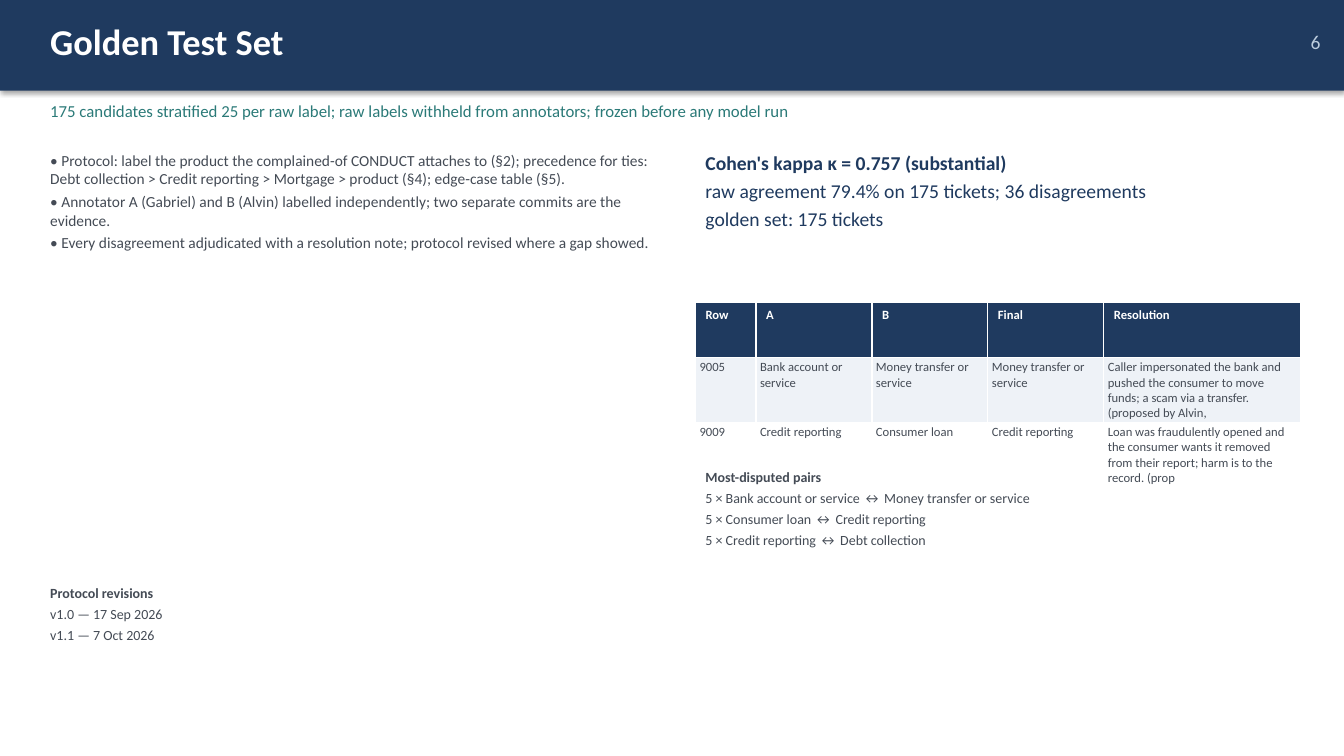
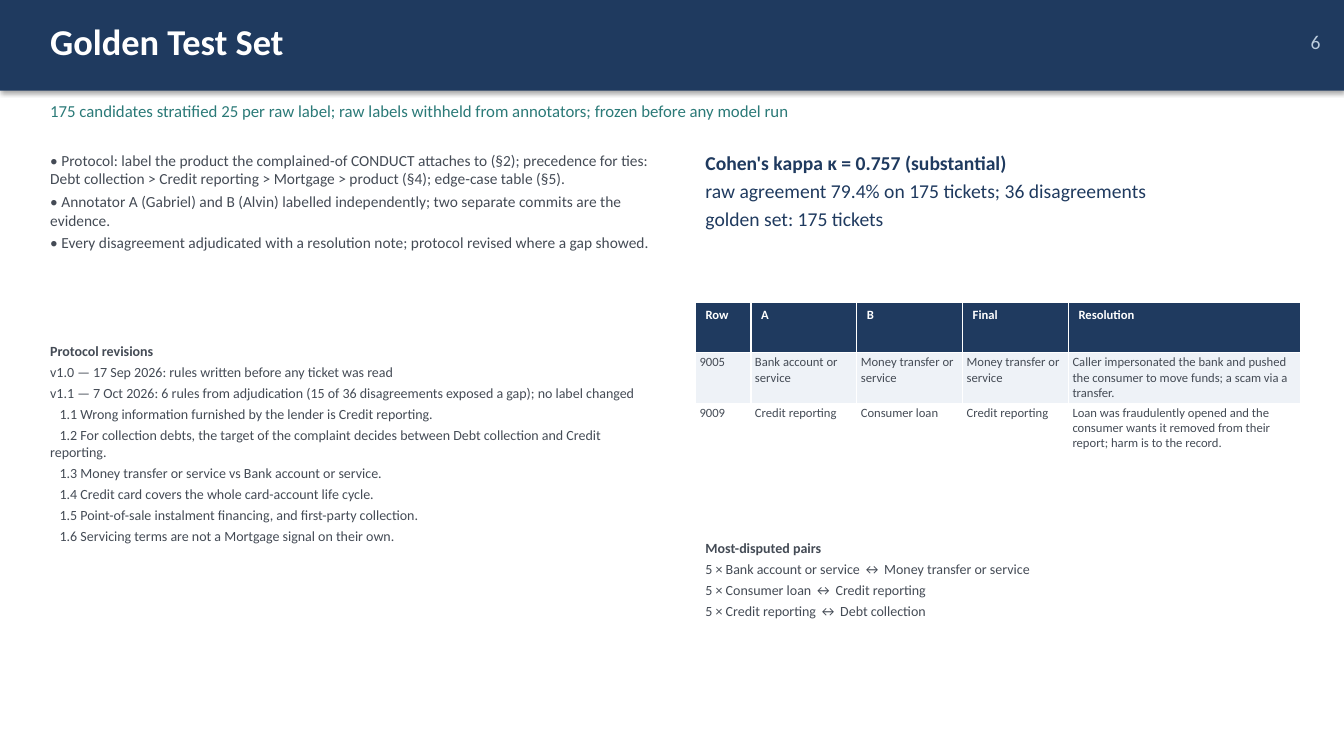
Before and after one commit to AlvinKoh1/ICT3113-Assignment2, a slide deck: slide 6 of deck/Group09.pptx. Drawn at 1344x756 pixels with LibreOffice and Linux fonts; fonts in the diff are those of the drawing. Boxes give left, top, right and bottom in pixels: in the first picture for what was removed or moved away, otherwise in the second. Text is boxed around its words. In the diff, an @@ line names an element or a change of style, - is before the commit and + after.

```diff
--- a/deck/Group09.pptx
+++ b/deck/Group09.pptx
@@ table at (696, 302, 1301, 454) @@
-row 2, column 5: Caller impersonated the bank and pushed the consumer to move funds; a scam via a transfer. (proposed by Alvin,
+row 2, column 5: Caller impersonated the bank and pushed the consumer to move funds; a scam via a transfer.
-row 3, column 5: Loan was fraudulently opened and the consumer wants it removed from their report; harm is to the record. (prop
+row 3, column 5: Loan was fraudulently opened and the consumer wants it removed from their report; harm is to the record.
@@ text "Protocol revisions": place and size @@
-text "Protocol revisions" at (50, 588, 162, 640)
+text "Protocol revisions" at (50, 346, 634, 544)
@@ text at (50, 367, 634, 544): text changed @@
-v1.0 — 17 Sep 2026
-v1.1 — 7 Oct 2026
+v1.0 — 17 Sep 2026: rules written before any ticket was read
+v1.1 — 7 Oct 2026: 6 rules from adjudication (15 of 36 disagreements exposed a gap); no label changed
+1.1 Wrong information furnished by the lender is Credit reporting.
+1.2 For collection debts, the target of the complaint decides between Debt collection and Credit reporting.
+1.3 Money transfer or service vs Bank account or service.
+1.4 Credit card covers the whole card-account life cycle.
+1.5 Point-of-sale instalment financing, and first-party collection.
+1.6 Servicing terms are not a Mortgage signal on their own.
@@ text "Most-disputed pairs": place and size @@
-text "Most-disputed pairs" at (705, 472, 1030, 548)
+text "Most-disputed pairs" at (705, 543, 1030, 619)
```
Also in this commit, not shown: 1 other slide changed, 1 other file.
